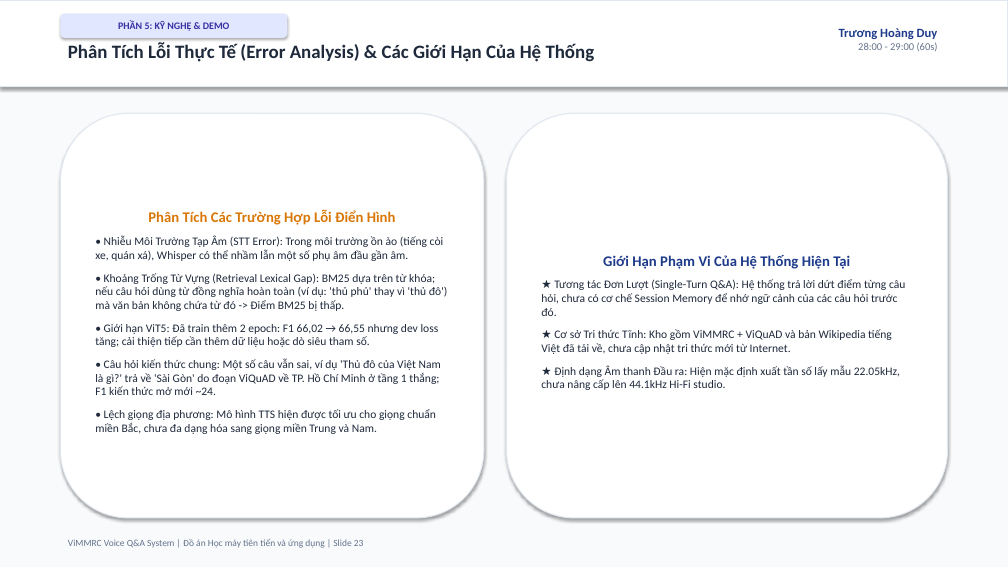
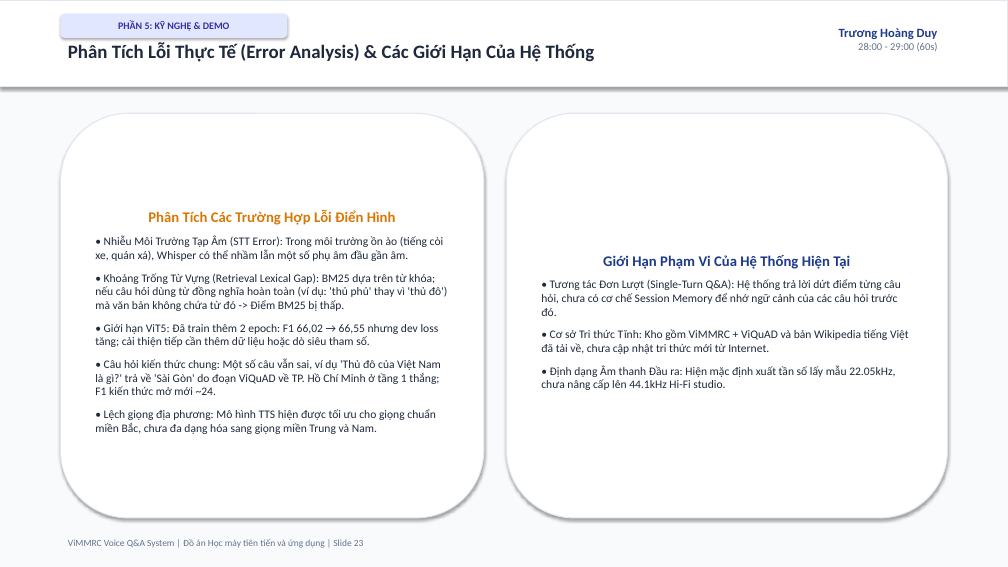
Before and after one commit to ngohuy04022000/vimmrc-qa-voice, a slide deck: slide 23 of docs/ViMMRC_Presentation_30min.pptx. Drawn at 1008x567 pixels with LibreOffice and Linux fonts; fonts in the diff are those of the drawing. Boxes give left, top, right and bottom in pixels: in the first picture for what was removed or moved away, otherwise in the second. Text is boxed around its words. In the diff, an @@ line names an element or a change of style, - is before the commit and + after.

```diff
--- a/docs/ViMMRC_Presentation_30min.pptx
+++ b/docs/ViMMRC_Presentation_30min.pptx
@@ text in rounded rectangle at (x1=541, y1=279, x2=909, y2=390): text changed @@
-★ Tương tác Đơn Lượt (Single-Turn Q&A): Hệ thống trả lời dứt điểm từng câu hỏi, chưa có cơ chế Session Memory để nhớ ngữ cảnh của các câu hỏi trước đó.
-★ Cơ sở Tri thức Tĩnh: Kho gồm ViMMRC + ViQuAD và bản Wikipedia tiếng Việt đã tải về, chưa cập nhật tri thức mới từ Internet.
-★ Định dạng Âm thanh Đầu ra: Hiện mặc định xuất tần số lấy mẫu 22.05kHz, chưa nâng cấp lên 44.1kHz Hi-Fi studio.
+• Tương tác Đơn Lượt (Single-Turn Q&A): Hệ thống trả lời dứt điểm từng câu hỏi, chưa có cơ chế Session Memory để nhớ ngữ cảnh của các câu hỏi trước đó.
+• Cơ sở Tri thức Tĩnh: Kho gồm ViMMRC + ViQuAD và bản Wikipedia tiếng Việt đã tải về, chưa cập nhật tri thức mới từ Internet.
+• Định dạng Âm thanh Đầu ra: Hiện mặc định xuất tần số lấy mẫu 22.05kHz, chưa nâng cấp lên 44.1kHz Hi-Fi studio.
```
Also in this commit, not shown: 19 other slides changed, 24 other files.
